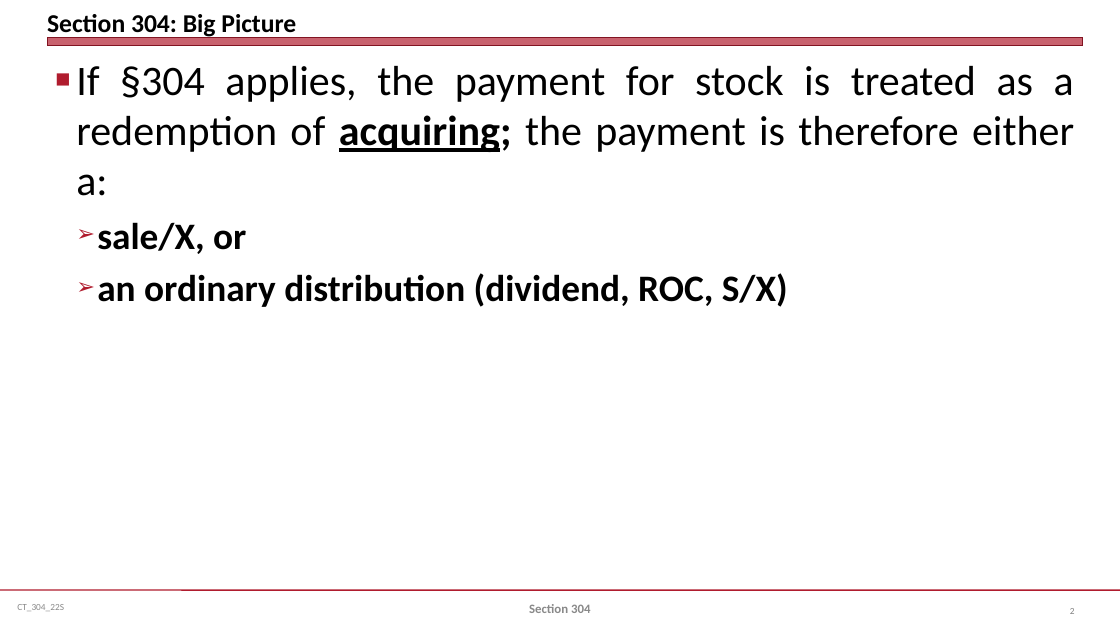
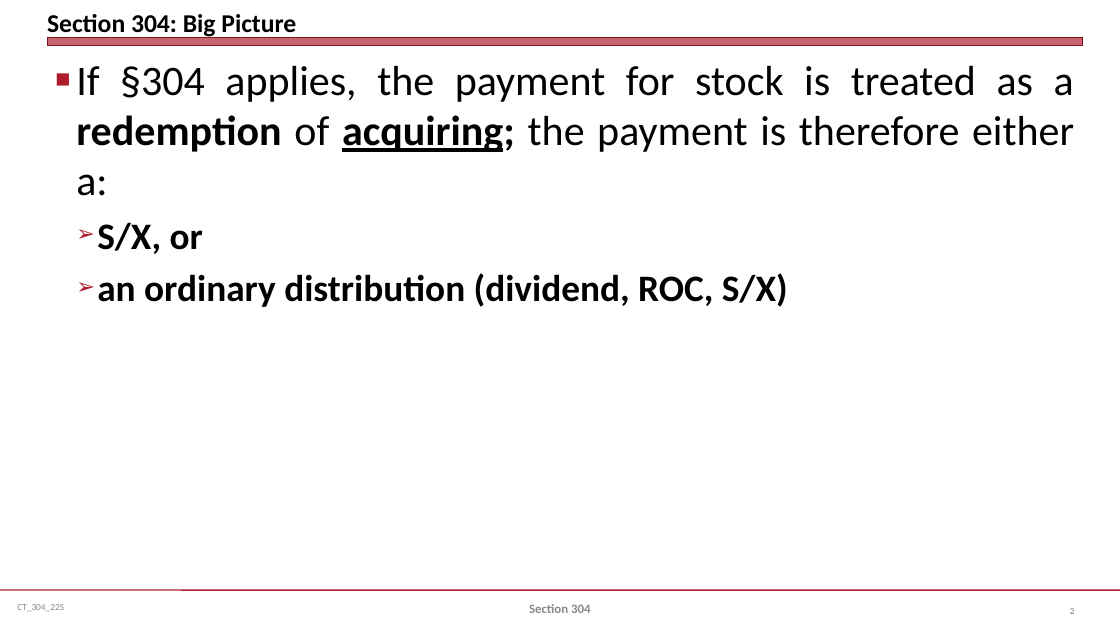
Before and after one commit to jmc877/Corporate-Tax, a slide deck: slide 2 of slides/CT_304_22S.pptx. Drawn at 1120x630 pixels with LibreOffice and Linux fonts; fonts in the diff are those of the drawing. Boxes give left, top, right and bottom in pixels: in the first picture for what was removed or moved away, otherwise in the second. Text is boxed around its words. In the diff, an @@ line names an element or a change of style, - is before the commit and + after.

```diff
--- a/slides/CT_304_22S.pptx
+++ b/slides/CT_304_22S.pptx
@@ text at bbox=[76, 66, 1074, 196]: bold on in "redemption" @@
@@ text at bbox=[97, 222, 203, 254]: text changed @@
-  ➢ sale/X, or
+  ➢ S/X, or
```
Also in this commit, not shown: 2 other slides changed, 2 other files.
